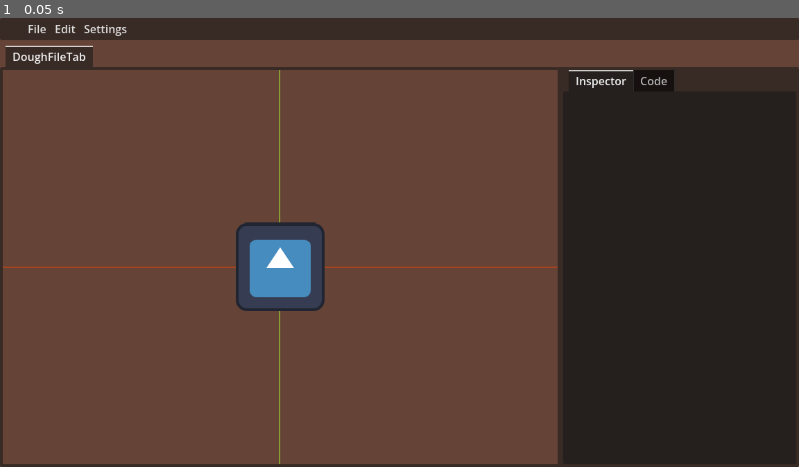
Above: before the commit, frame 1.
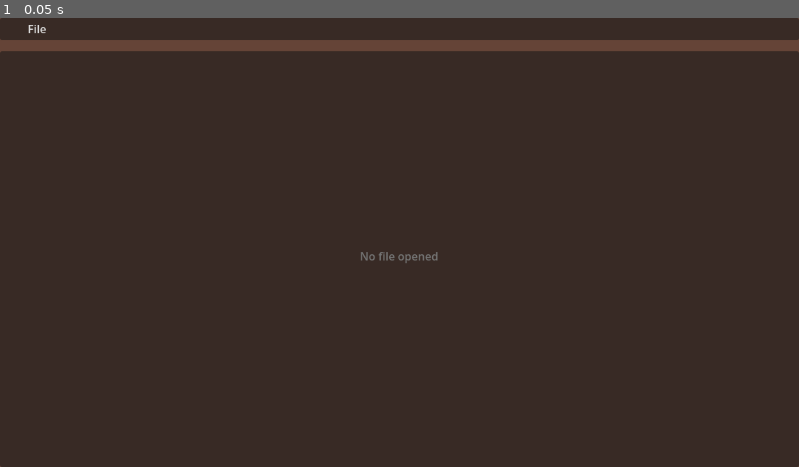
Above: after the commit, the same moment.

Repository: modleythem/cookiesgui
Game: Godot game, scene res://main.tscn
Same seed, same stepped clock (60 frames per second), same inputs: the game is played once before the commit and once after it. The engine's default icon, where the game draws it, is replaced by a stand-in: a white triangle on a blue panel in a dark square.
Inputs:
- Up to frame 1 (0.05 s): no input

The runs differ from the first frame. In frame 1, 64% of the frame differs, in the area x 0-100%, y 1-100%.
Error before the commit: Assertion failed: expected RETURN, got EOF (res://luap/lua_parser.gd:135)

Commit message:
bunch of stuff

Diff:
--- /dev/null
+++ b/dough_file.gd
@@ -0,0 +1,5 @@
+extends Node
+class_name DoughFile
+
+var path: String
+var code: String
--- a/globals.gd
+++ b/globals.gd
@@ -1,4 +1,6 @@
 extends Node
 
-var dough_path: String = "/home/callmemo/Projects/cookies/cookieslib/example/test.dough.lua"
-var user_defined: bool = false
+var settings: Dictionary = { }
+
+var opened_files: Dictionary[String, DoughFile] = { }
+var opened: String = "nofile"
--- /dev/null
+++ b/gui/create_project/create_project_dialog.gd
@@ -0,0 +1,13 @@
+extends AcceptDialog
+
+func _ready() -> void:
+	pass
+
+
+func _on_button_pressed() -> void:
+	const CreateProjectDialog = preload("res://gui/create_project/open_folder_dialog.tscn")
+
+	var dialog: FileDialog = CreateProjectDialog.instantiate()
+	add_child(dialog)
+	dialog.visible = true
+	$MarginContainer/VBoxContainer/HBoxContainer/LineEdit.text = await dialog.dir_selected
--- /dev/null
+++ b/gui/create_project/create_project_dialog.tscn
@@ -0,0 +1,60 @@
+[gd_scene format=3 uid="uid://da2yhgjt12k33"]
+
+[ext_resource type="Script" uid="uid://3s2ev15gbi8a" path="res://gui/create_project/create_project_dialog.gd" id="1_y7kat"]
+
+[node name="CreateProjectDialog" type="AcceptDialog" unique_id=1053369779]
+oversampling_override = 1.0
+title = "Create New Cookies Project"
+initial_position = 2
+size = Vector2i(600, 400)
+visible = true
+ok_button_text = "Accept"
+script = ExtResource("1_y7kat")
+
+[node name="MarginContainer" type="MarginContainer" parent="." unique_id=1120945595]
+anchors_preset = 15
+anchor_right = 1.0
+anchor_bottom = 1.0
+offset_left = 8.0
+offset_top = 8.0
+offset_right = -8.0
+offset_bottom = -49.0
+grow_horizontal = 2
+grow_vertical = 2
+theme_override_constants/margin_left = 48
+theme_override_constants/margin_top = 48
+theme_override_constants/margin_right = 48
+theme_override_constants/margin_bottom = 48
+
+[node name="VBoxContainer" type="VBoxContainer" parent="MarginContainer" unique_id=1575248828]
+layout_mode = 2
+theme_override_constants/separation = 8
+
+[node name="Label" type="Label" parent="MarginContainer/VBoxContainer" unique_id=1197317065]
+layout_mode = 2
+size_flags_horizontal = 3
+text = "Project name:"
+
+[node name="ProjName" type="LineEdit" parent="MarginContainer/VBoxContainer" unique_id=758540415]
+layout_mode = 2
+placeholder_text = "MyProject"
+emoji_menu_enabled = false
+caret_blink = true
+
+[node name="Label2" type="Label" parent="MarginContainer/VBoxContainer" unique_id=38048958]
+layout_mode = 2
+size_flags_horizontal = 3
+text = "Project path:"
+
+[node name="HBoxContainer" type="HBoxContainer" parent="MarginContainer/VBoxContainer" unique_id=1610364681]
+layout_mode = 2
+
+[node name="LineEdit" type="LineEdit" parent="MarginContainer/VBoxContainer/HBoxContainer" unique_id=745185143]
+layout_mode = 2
+size_flags_horizontal = 3
+
+[node name="Button" type="Button" parent="MarginContainer/VBoxContainer/HBoxContainer" unique_id=821401035]
+layout_mode = 2
+text = "icon"
+
+[connection signal="pressed" from="MarginContainer/VBoxContainer/HBoxContainer/Button" to="." method="_on_button_pressed"]
--- /dev/null
+++ b/gui/create_project/open_folder_dialog.tscn
@@ -0,0 +1,9 @@
+[gd_scene format=3 uid="uid://c6fvq1jckh8w4"]
+
+[node name="OpenFolderDialog" type="FileDialog" unique_id=1157200547]
+oversampling_override = 1.0
+title = "Open a Directory"
+initial_position = 1
+visible = true
+file_mode = 2
+access = 2
--- /dev/null
+++ b/gui/dough_file_dialog.tscn
@@ -0,0 +1,14 @@
+[gd_scene format=3 uid="uid://ch3i2mcrhyi28"]
+
+[node name="FileDialog" type="FileDialog" unique_id=1522372501]
+oversampling_override = 1.0
+title = "Open a File"
+initial_position = 1
+visible = true
+ok_button_text = "Accept"
+dialog_hide_on_ok = true
+file_mode = 0
+access = 2
+filters = PackedStringArray("*.dough.lua")
+
+[connection signal="file_selected" from="." to="." method="_on_file_selected"]
--- a/gui/editor.gd
+++ b/gui/dough_file_tab.gd
@@ -1,20 +1,25 @@
-extends TabContainer
+extends MarginContainer
 
-const PARAMETER = preload("uid://3uj8it73f1k8")
+const PARAMETER = preload("res://gui/parameter.tscn")
+
+var path: String
+var parameters: Dictionary = { }
+
+func _ready() -> void:
+	var file: String = FileAccess.get_file_as_string(path)
+	update(file)
 
 
-func _ready() -> void:
-	var file = FileAccess.get_file_as_string("/home/callmemo/Projects/cookies/cookieslib/example/test.dough.lua")
+func update(code: String):
+	parameters = DoughParser.parse(code)
 
-	var dough = DoughParser.parse(file)
-
-	for cats in dough.keys():
+	for cats in parameters.keys():
 		if cats == "transform":
 			var category := Label.new()
 			category.text = "Transform"
 			category.horizontal_alignment = HORIZONTAL_ALIGNMENT_CENTER
-			$Inspector/VBoxContainer.add_child(category)
-			var params: Dictionary = dough["transform"]
+			$HSplitContainer/Editor/Inspector/VBoxContainer.add_child(category)
+			var params: Dictionary = parameters["transform"]
 			for param in params.keys():
 				var p := PARAMETER.instantiate()
 				p.get_node("key").text = param
@@ -24,23 +29,23 @@
 					"x":
 						callable = func (value: float):
 							%Dough.position.x = value
-							dough[cats].x = value
+							parameters[cats].x = value
 					"y":
 						callable = func (value: float):
 							%Dough.position.y = value
-							dough[cats].y = value
+							parameters[cats].y = value
 					"sx":
 						callable = func (value: float):
 							%Dough.scale.x = value
-							dough[cats].sx = value
+							parameters[cats].sx = value
 					"sy":
 						callable = func (value: float):
 							%Dough.scale.y = value
-							dough[cats].sy = value
+							parameters[cats].sy = value
 					"r":
 						callable = func (value: float):
 							%Dough.rotation = value
-							dough[cats].r = value
+							parameters[cats].r = value
 				callable.call(params[param])
-				p.get_node("value").connect("value_changed", callable)
-				$Inspector/VBoxContainer.add_child(p)
+				p.get_node("value").value_changed.connect(callable)
+				$HSplitContainer/Editor/Inspector/VBoxContainer.add_child(p)
--- a/gui/dough_file_tab.tscn
+++ b/gui/dough_file_tab.tscn
@@ -1,8 +1,8 @@
 [gd_scene format=3 uid="uid://bj12lvwatjtdx"]
 
+[ext_resource type="Script" uid="uid://d30371ujsu033" path="res://gui/dough_file_tab.gd" id="1_7dd0w"]
 [ext_resource type="Script" uid="uid://dghfou18yqchl" path="res://gui/view_camera.gd" id="1_w5gfd"]
 [ext_resource type="Script" uid="uid://bxgvpap12k1tr" path="res://gui/view_root.gd" id="2_7dd0w"]
-[ext_resource type="Script" uid="uid://g7gu45hp4wqu" path="res://gui/editor.gd" id="2_tqyrk"]
 [ext_resource type="Texture2D" uid="uid://cao3f5881kst1" path="res://icon.svg" id="4_7dd0w"]
 
 [node name="doughfile" type="MarginContainer" unique_id=669059027]
@@ -21,6 +21,7 @@
 theme_override_constants/margin_top = 4
 theme_override_constants/margin_right = 4
 theme_override_constants/margin_bottom = 4
+script = ExtResource("1_7dd0w")
 
 [node name="HSplitContainer" type="HSplitContainer" parent="." unique_id=265886730]
 layout_mode = 2
@@ -59,7 +60,6 @@
 layout_mode = 2
 size_flags_horizontal = 3
 current_tab = 0
-script = ExtResource("2_tqyrk")
 
 [node name="Inspector" type="MarginContainer" parent="HSplitContainer/Editor" unique_id=1573705512]
 layout_mode = 2
@@ -75,4 +75,8 @@
 [node name="Code" type="CodeEdit" parent="HSplitContainer/Editor" unique_id=1643356418]
 visible = false
 layout_mode = 2
+caret_blink = true
+indent_use_spaces = true
+auto_brace_completion_enabled = true
+auto_brace_completion_highlight_matching = true
 metadata/_tab_index = 1
--- a/main.gd
+++ b/main.gd
@@ -3,5 +3,42 @@
 func _ready() -> void:
 	DisplayServer.window_set_min_size(Vector2i(640, 480))
 
-func _on_panel_resized() -> void:
-	$DoughView.size = %ViewPanel.size
+
+func _on_file_index_pressed(index: int) -> void:
+	match index:
+		0: # create project
+			create_project()
+		1: # load project
+			load_project()
+		2: # open file
+			open_dough_file()
+		3: # save
+			save_dough_file()
+
+func create_project():
+	pass # todo
+
+func load_project():
+	pass # todo
+
+func open_dough_file():
+	const DOUGH_FILE_DIALOG = preload("res://gui/dough_file_dialog.tscn")
+
+	var dialog: FileDialog = DOUGH_FILE_DIALOG.instantiate()
+	add_child(dialog)
+	dialog.visible = true
+
+	var filepath: String = await dialog.file_selected
+	dialog.queue_free()
+
+	if Globals.opened_files.has(filepath):
+		return
+
+	const DOUGH_FILE_TAB = preload("res://gui/dough_file_tab.tscn")
+	var tab: Control = DOUGH_FILE_TAB.instantiate()
+	tab.path = filepath
+	tab.name = filepath.get_file().get_basename().get_basename()
+	%Tabs.add_child(tab)
+
+func save_dough_file():
+	pass
--- a/main.tscn
+++ b/main.tscn
@@ -1,7 +1,6 @@
 [gd_scene format=3 uid="uid://ddjesnkw50tje"]
 
 [ext_resource type="Script" uid="uid://d24pbbyvkklp7" path="res://main.gd" id="1_ig7tw"]
-[ext_resource type="PackedScene" uid="uid://bj12lvwatjtdx" path="res://gui/dough_file_tab.tscn" id="4_lquwl"]
 
 [node name="MainWindow" type="Control" unique_id=1939530743]
 layout_mode = 3
@@ -45,32 +44,35 @@
 
 [node name="File" type="PopupMenu" parent="VSplitContainer/Panel/MenuBar" unique_id=788356693]
 oversampling_override = 1.0
-item_count = 2
-item_0/text = "Save"
+item_count = 4
+item_0/text = "Create Project"
 item_0/id = 0
-item_1/text = "Load"
+item_1/text = "Load Project"
 item_1/id = 1
+item_2/text = "Open"
+item_2/id = 2
+item_3/text = "Save"
+item_3/id = 3
 
-[node name="Edit" type="PopupMenu" parent="VSplitContainer/Panel/MenuBar" unique_id=248537262]
-oversampling_override = 1.0
-item_count = 2
-item_0/text = "Save"
-item_0/id = 0
-item_1/text = "Load"
-item_1/id = 1
+[node name="Control" type="Control" parent="VSplitContainer" unique_id=1633063798]
+layout_mode = 2
 
-[node name="Settings" type="PopupMenu" parent="VSplitContainer/Panel/MenuBar" unique_id=1873470639]
-oversampling_override = 1.0
-item_count = 2
-item_0/text = "Save"
-item_0/id = 0
-item_1/text = "Load"
-item_1/id = 1
+[node name="Label" type="Label" parent="VSplitContainer/Control" unique_id=1768196189]
+layout_mode = 1
+anchors_preset = 15
+anchor_right = 1.0
+anchor_bottom = 1.0
+grow_horizontal = 2
+grow_vertical = 2
+text = "No file opened"
+horizontal_alignment = 1
+vertical_alignment = 1
 
-[node name="TabContainer" type="TabContainer" parent="VSplitContainer" unique_id=1382442473]
-layout_mode = 2
-current_tab = 0
+[node name="Tabs" type="TabContainer" parent="VSplitContainer/Control" unique_id=1382442473]
+unique_name_in_owner = true
+layout_mode = 0
+offset_top = 8.0
+offset_right = 1152.0
+offset_bottom = 608.0
 
-[node name="DoughFileTab" parent="VSplitContainer/TabContainer" unique_id=2113244927 instance=ExtResource("4_lquwl")]
-layout_mode = 2
-metadata/_tab_index = 0
+[connection signal="index_pressed" from="VSplitContainer/Panel/MenuBar/File" to="." method="_on_file_index_pressed"]
--- a/project.godot
+++ b/project.godot
@@ -31,7 +31,7 @@
 
 [editor_plugins]
 
-enabled=PackedStringArray("res://addons/script-ide/plugin.cfg")
+enabled=PackedStringArray("res://addons/inspector_tabs/plugin.cfg", "res://addons/script-ide/plugin.cfg")
 
 [physics]
 
